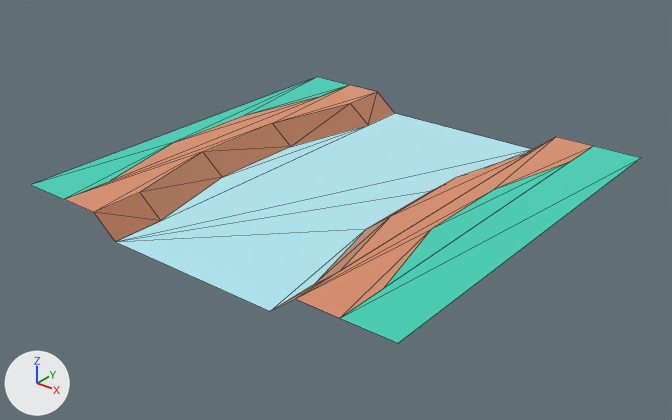
Renders of the glTF model public/models/nf2/nature/ground_riverStraight.glb from each side of a commit.
Both versions are drawn from a 50 mm lens placed at (1.214, -1.554, 0.805), pointed at (0.0, -0.037, -0.136). Lighting does not change. The marker at lower left points along +X, +Y and +Z. The older version comes first. Mesh edges are drawn as thin lines. Where no turn or scale is listed for an object, it has been applied to the vertices.

The scene before the commit, as lines of its bpy script (objects in view):
```python
mat_dirt = principled_material('dirt')
mat_dirt.base_color = (0.886, 0.514, 0.341)  # beige #f2be9e
mat_dirt.metallic = 1.0
mat_dirt.roughness = 1.0
mat_dirtdark = principled_material('dirtDark')
mat_dirtdark.base_color = (0.71, 0.408, 0.271)  # beige #dbab8e
mat_dirtdark.metallic = 1.0
mat_dirtdark.roughness = 1.0
mat_grass = principled_material('grass')
mat_grass.base_color = (0.173, 0.847, 0.722)  # cyan #73eddd
mat_grass.metallic = 1.0
mat_grass.roughness = 1.0
mat_water = principled_material('water')
mat_water.base_color = (0.69, 0.957, 1.0)  # pale blue #d8faff
mat_water.metallic = 1.0
mat_water.roughness = 1.0
me_mesh_ground_riverstraight = bpy.data.meshes.new('Mesh ground_riverStraight')
me_mesh_ground_riverstraight.from_pydata(...)  # 40 vertices, 62 faces; spans x -0.5..0.5, y -0.5..0.5, z -0.05..0.0
# faces by material slot: [20, 12, 10, 20]
me_mesh_ground_riverstraight.materials.append(mat_dirtdark)  # beige #dbab8e
me_mesh_ground_riverstraight.materials.append(mat_grass)  # cyan #73eddd
me_mesh_ground_riverstraight.materials.append(mat_water)  # pale blue #d8faff
me_mesh_ground_riverstraight.materials.append(mat_dirt)  # beige #f2be9e
ob_ground_riverstraight = bpy.data.objects.new('ground_riverStraight', me_mesh_ground_riverstraight)
ob_ground_riverstraight.location = (0.0, 0.0, -0.05)
```
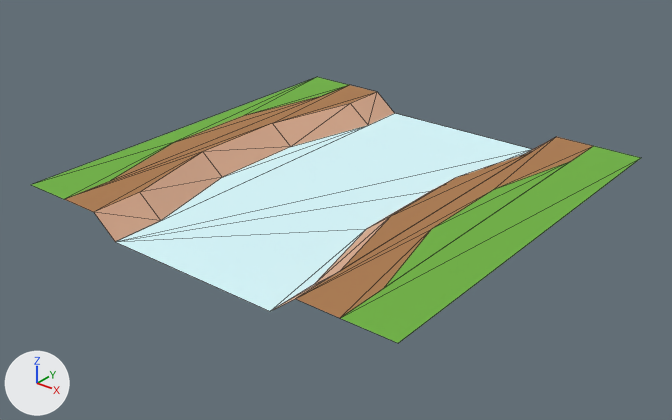
Boxes [x1, y1, x2, y2] around the edits, measured in the pictures (672 x 420 px):
'ground_riverStraight', surface changed, recoloured: [32, 77, 641, 343] in both

What changed in the scene script:
```text
Change mat_dirtdark:
    mat_dirtdark.metallic: 1.0 -> 0.0
Change mat_grass:
    mat_grass.metallic: 1.0 -> 0.0
    mat_grass.base_color: (0.173, 0.847, 0.722) -> (0.159, 0.451, 0.0513)  # cyan #73eddd -> green #6fb340
Change mat_water:
    mat_water.metallic: 1.0 -> 0.0
Change mat_dirt:
    mat_dirt.metallic: 1.0 -> 0.0
    mat_dirt.base_color: (0.886, 0.514, 0.341) -> (0.418, 0.198, 0.0762)  # beige #f2be9e -> brown #ad7b4e
Remove ob_tmpparent:
    ob_tmpparent = bpy.data.objects.new('tmpParent', None)
    ob_tmpparent.location = (0.0, 0.0, 0.0)
```
